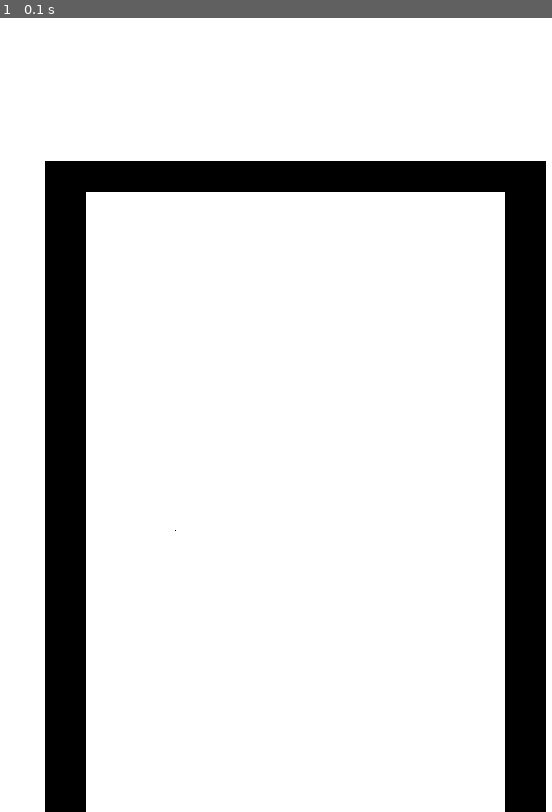
Above: before the commit, frame 1.
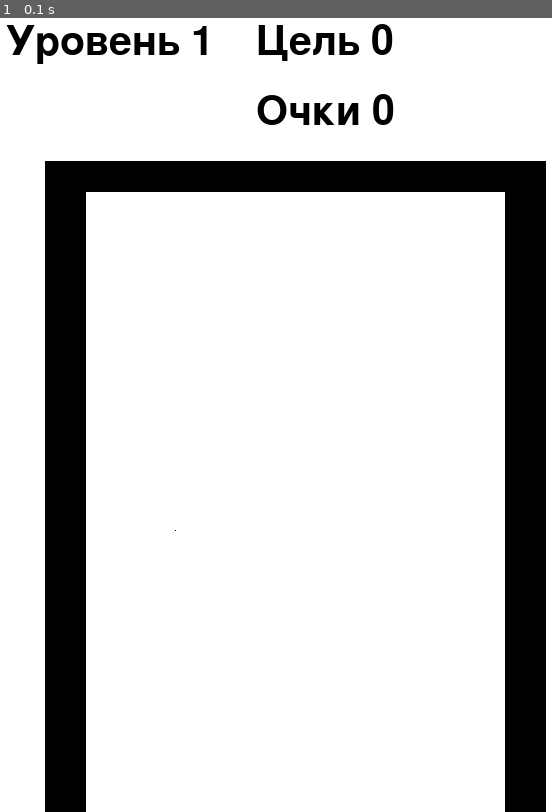
Above: after the commit, the same moment.

Repository: Yuri4ek/Pygame-game
Game: pygame game, started from horizontal bar window files/run.py
The game is run twice, just before and just after one commit, with the same random seed, the same clock (stepped at 60 frames per second) and the same inputs.
Inputs:
- Up to frame 1 (0.1 s): no input

The runs differ from the first frame. In frame 1, 1.5% of the frame differs, in the area x 1-72%, y 0-14%.

Commit message:
Добавил текст

Diff:
--- a/horizontal bar window files/functions.py
+++ b/horizontal bar window files/functions.py
@@ -1,3 +1,82 @@
+import pygame
+import os
+
+
+def get_progress():
+    '''
+        Возвращает прогресс персонажа
+    '''
+
+    current_dir = os.path.dirname(os.path.abspath(__file__))
+    file_path = ['..', 'character window files', 'progress.txt']
+    progress_file_name = os.path.join(current_dir, *file_path)
+
+    # если файл не существует, то выходим
+    if not os.path.isfile(progress_file_name):
+        return None
+
+    # берет уровни прогресса персонажа
+    with open(progress_file_name, mode="r") as progress_file:
+        specifications = [specification.split(":")[1]
+                          for specification in
+                          progress_file.read().split("\n")]
+
+    return specifications
+
+
+def write_progress(specifications,
+                   arm_flag=False, press_flag=False, legs_flag=False):
+    '''
+        Записывает новые значения в progress.txt
+    '''
+    current_dir = os.path.dirname(os.path.abspath(__file__))
+    file_path = ['..', 'character window files', 'progress.txt']
+    progress_file_name = os.path.join(current_dir, *file_path)
+
+    # если файл не существует, то выходим
+    if not os.path.isfile(progress_file_name):
+        return None
+
+    # прогресс персонажа
+    specifications[0] = str(int(specifications[0]) + 1) \
+        if arm_flag and int(specifications[0]) < 3 else specifications[0]
+
+    specifications[1] = str(int(specifications[1]) + 1) \
+        if press_flag and int(specifications[1]) < 3 else specifications[1]
+
+    specifications[2] = str(int(specifications[2]) + 1) \
+        if legs_flag and int(specifications[2]) < 3 else specifications[2]
+
+    progress_text = f"arm:{specifications[0]}\n" \
+                    f"press:{specifications[1]}\n" \
+                    f"legs:{specifications[2]}"
+
+    # записывает прогресс
+    with open(progress_file_name, mode="w") as progress_file:
+        progress_file.write(progress_text)
+
+
+def load_image(current_dir, file_path):
+    '''
+        Создание pygame картинки
+    '''
+
+    fullname = os.path.join(current_dir, *file_path)
+
+    # если файл не существует, то выходим
+    if not os.path.isfile(fullname):
+        return None
+
+    # создаем и возвращаем картинку
+    image = pygame.image.load(fullname)
+
+    image = image.convert()
+    colorkey = image.get_at((0, 0))
+    image.set_colorkey(colorkey)
+
+    return image
+
+
 def get_coordinates():
     '''
         Возвращает координаты окна и его обьектов
@@ -18,3 +97,19 @@
 
     return (size, text_coordinates, upper_kernel_coordinates,
             left_kernel_coordinates, right_kernel_coordinates)
+
+
+def text_update(window, text_coordinates, character_level, purpose, score):
+    x1, y1, x2, y2 = text_coordinates
+    text_size = 60
+    font = pygame.font.Font(None, text_size)
+    color = pygame.Color(0, 0, 0)
+
+    level_text = font.render(f"Уровень {character_level}", True, color)
+    window.blit(level_text, (x1, y1))
+
+    purpose_text = font.render(f"Цель {purpose}", True, color)
+    window.blit(purpose_text, (x1 * 2 + text_size * 4, y1))
+
+    score_text = font.render(f"Очки {score}", True, color)
+    window.blit(score_text, (x1 * 2 + text_size * 4, y1 * 2 + text_size))
--- a/horizontal bar window files/run.py
+++ b/horizontal bar window files/run.py
@@ -1,4 +1,3 @@
-import pygame
 from functions import *
 
 character_size = (300, 400)
@@ -20,6 +19,9 @@
     # добавление персонажа
     pass
 
+    # добавление текста
+    text_update(window, text_coordinates, get_progress()[0], 0, 0)
+
     pygame.display.flip()
 
     # запуск игры
